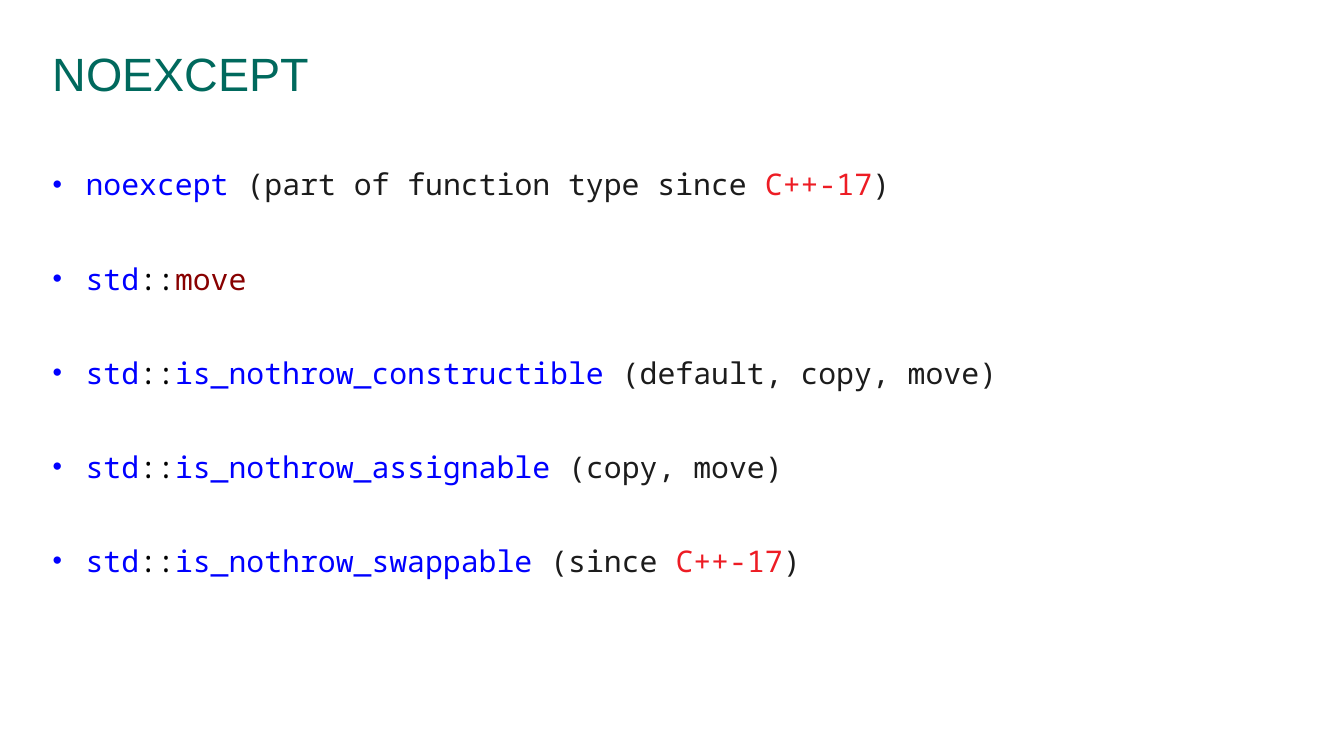
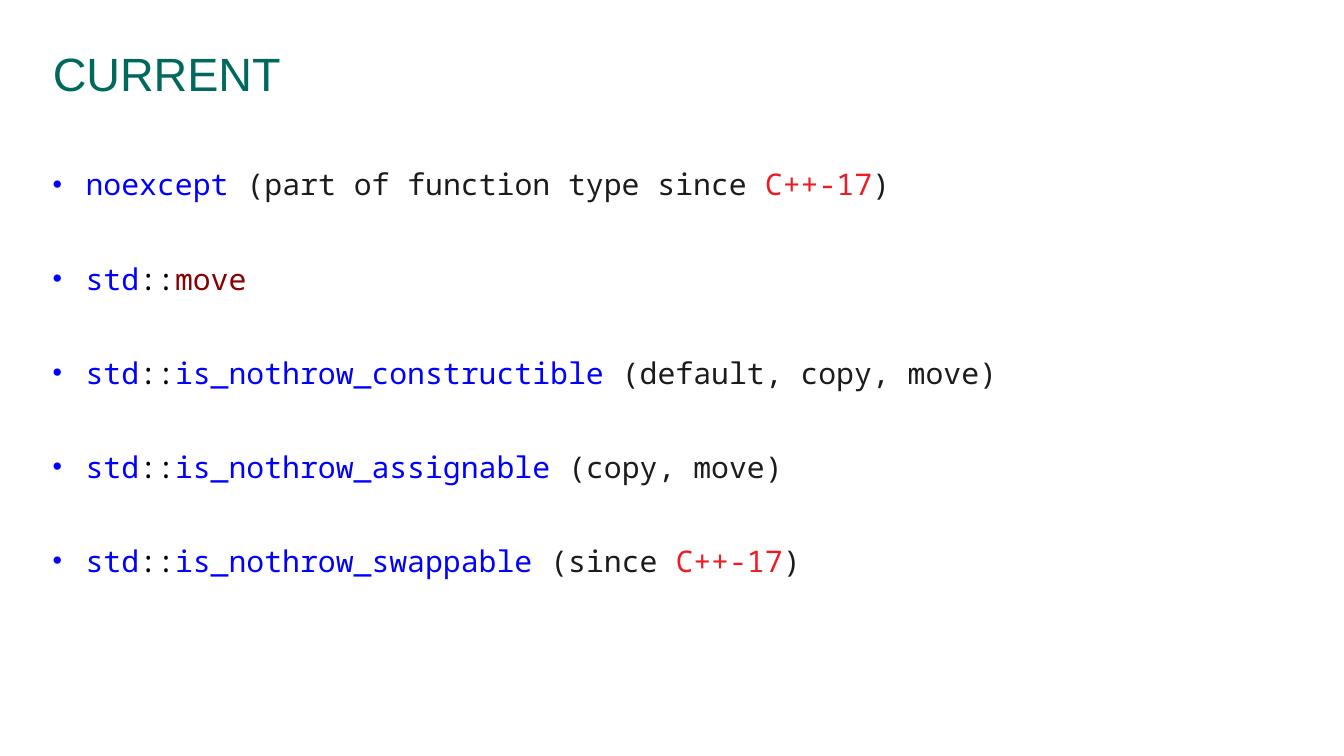
Before and after one commit to prograholic/prograholic.github.io, a slide deck: slide 18 of cpp_russia_2017_24_02_2017/24.02.2017_kutumov.pptx (slide 20 before the commit). Drawn at 1344x756 pixels with LibreOffice and Linux fonts; fonts in the diff are those of the drawing; background and template pictures are left out. Boxes give left, top, right and bottom in pixels: in the first picture for what was removed or moved away, otherwise in the second. Text is boxed around its words. In the diff, an @@ line names an element or a change of style, - is before the commit and + after.

```diff
--- a/cpp_russia_2017_24_02_2017/24.02.2017_kutumov.pptx
+++ b/cpp_russia_2017_24_02_2017/24.02.2017_kutumov.pptx
@@ title at [53,58,281,92]: text changed @@
-NOEXCEPT
+CURRENT
```
Also in this commit, not shown: 2 other slides changed, 3 slides removed.
